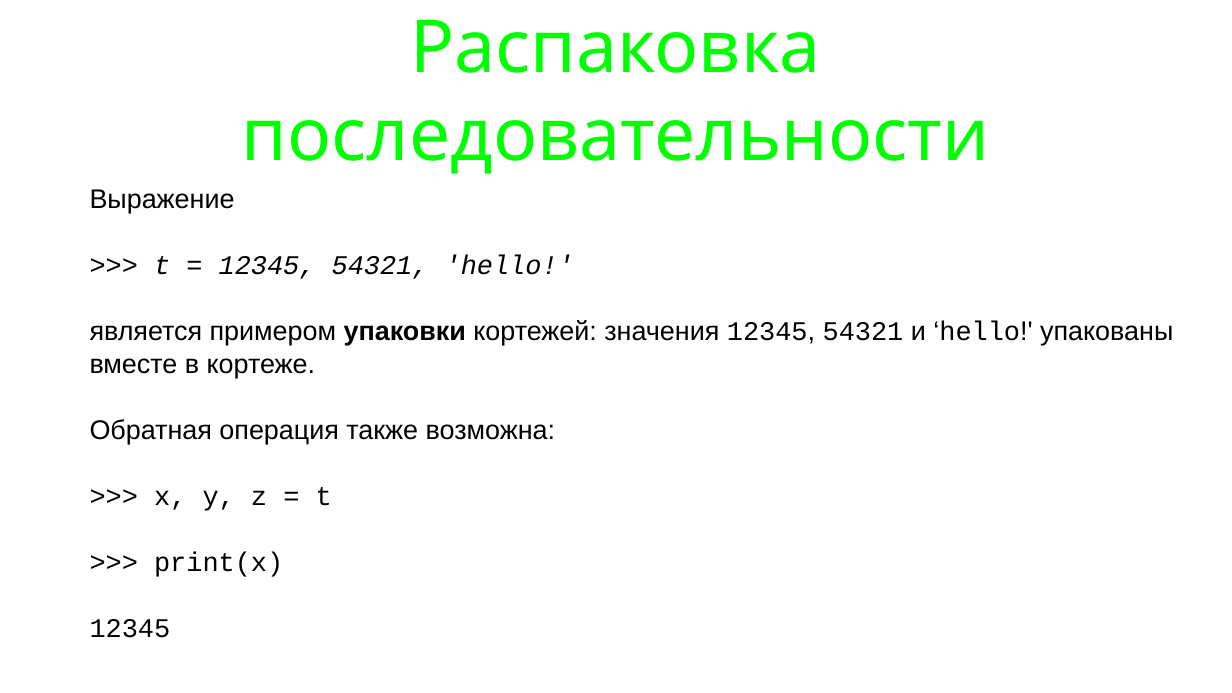
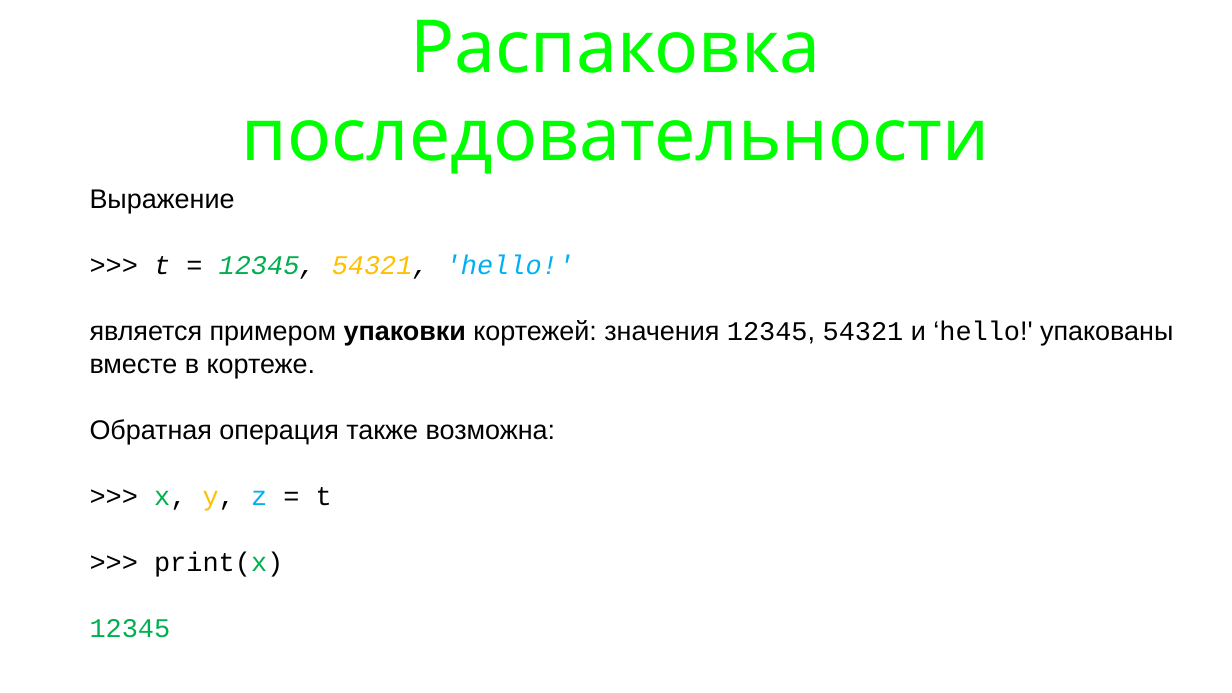
Before and after one commit to maxchv/LearnPython, a slide deck: slide 16 of week03/06.TuplesAndDictionary.pptx (slide 7 before the commit). Drawn at 1232x693 pixels with LibreOffice and Linux fonts; fonts in the diff are those of the drawing. Boxes give left, top, right and bottom in pixels: in the first picture for what was removed or moved away, otherwise in the second. Text is boxed around its words. In the diff, an @@ line names an element or a change of style, - is before the commit and + after.

```diff
--- a/week03/06.TuplesAndDictionary.pptx
+++ b/week03/06.TuplesAndDictionary.pptx
@@ text at bbox=[90, 255, 574, 638]: text colour #000000 to #00B050 in "12345,", "x,", "print(x)", "12345"; text colour #000000 to #FFC000 in "54321,", "y,"; text colour #000000 to #00B0F0 in "'hello!'", "z" @@
```
Also in this commit, not shown: 8 other slides changed, 28 slides added, 1 slide removed, 3 other files.
